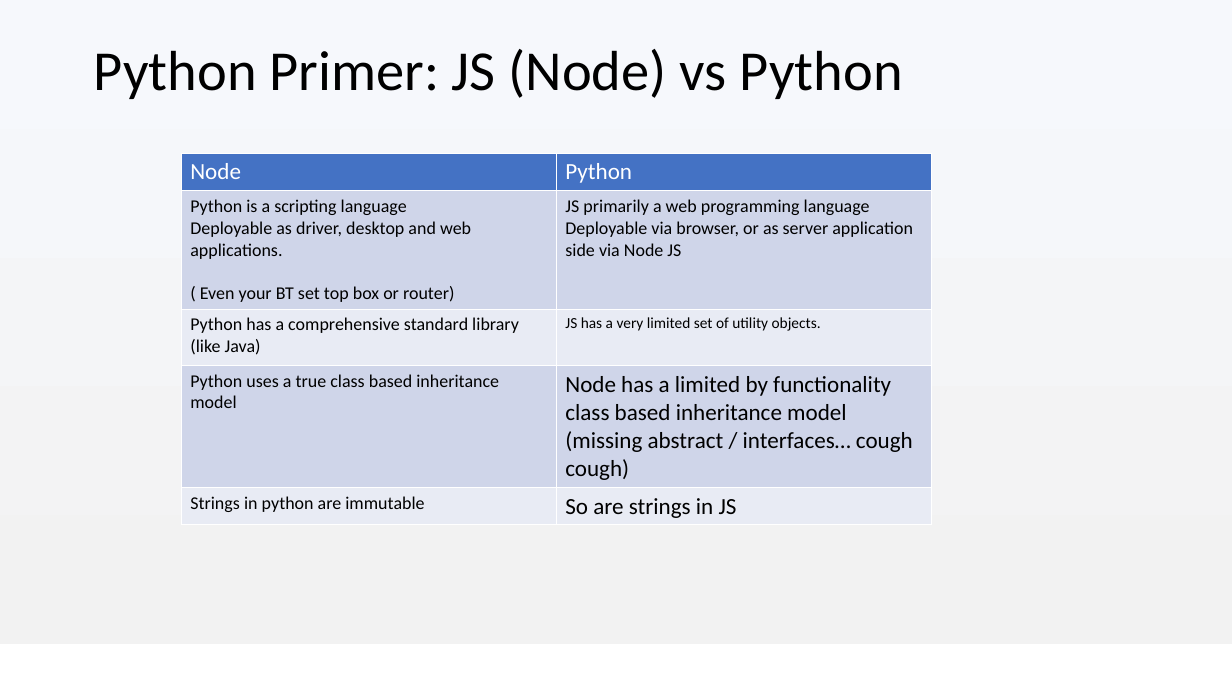
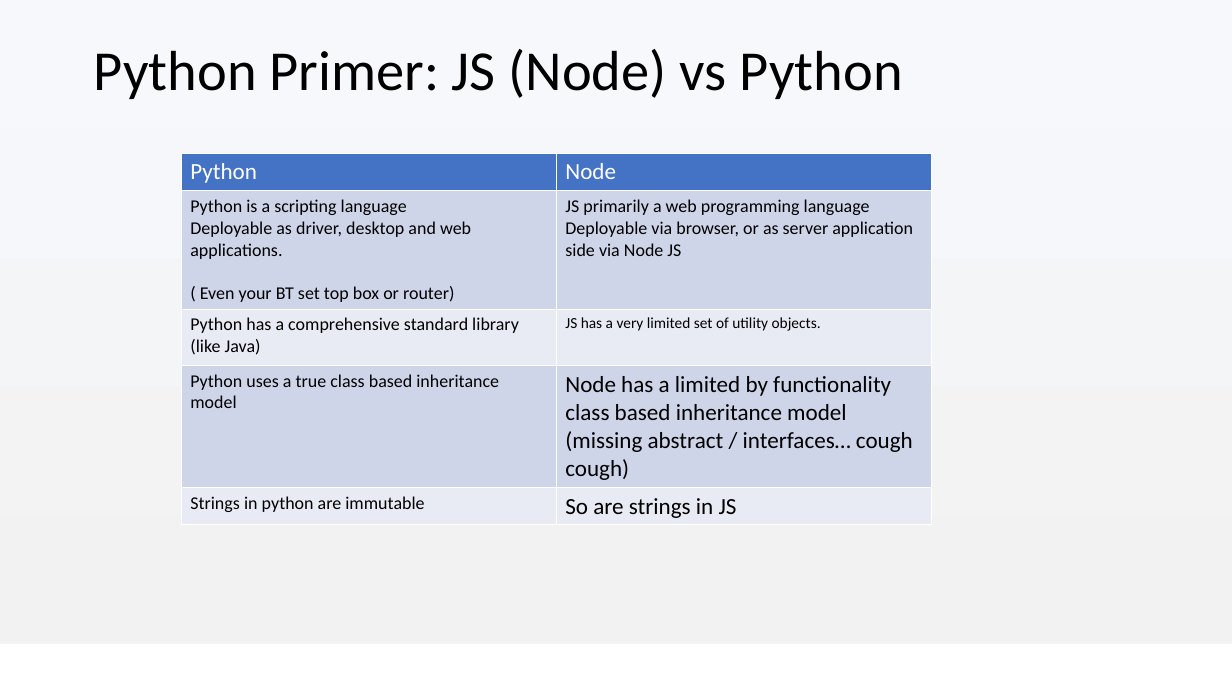
Before and after one commit to Anthony-Mckale/talks-presentations, a slide deck: slide 16 of 2021/2021-04-16-friday-training-python-101.pptx. Drawn at 1232x693 pixels with LibreOffice and Linux fonts; fonts in the diff are those of the drawing; background and template pictures are left out. Boxes give left, top, right and bottom in pixels: in the first picture for what was removed or moved away, otherwise in the second. Text is boxed around its words. In the diff, an @@ line names an element or a change of style, - is before the commit and + after.

```diff
--- a/2021/2021-04-16-friday-training-python-101.pptx
+++ b/2021/2021-04-16-friday-training-python-101.pptx
@@ table at (181,153,932,522) @@
-row 1, column 1: Node
+row 1, column 1: Python
-row 1, column 2: Python
+row 1, column 2: Node
```
Also in this commit, not shown: 1 other slide changed, 14 other files.
